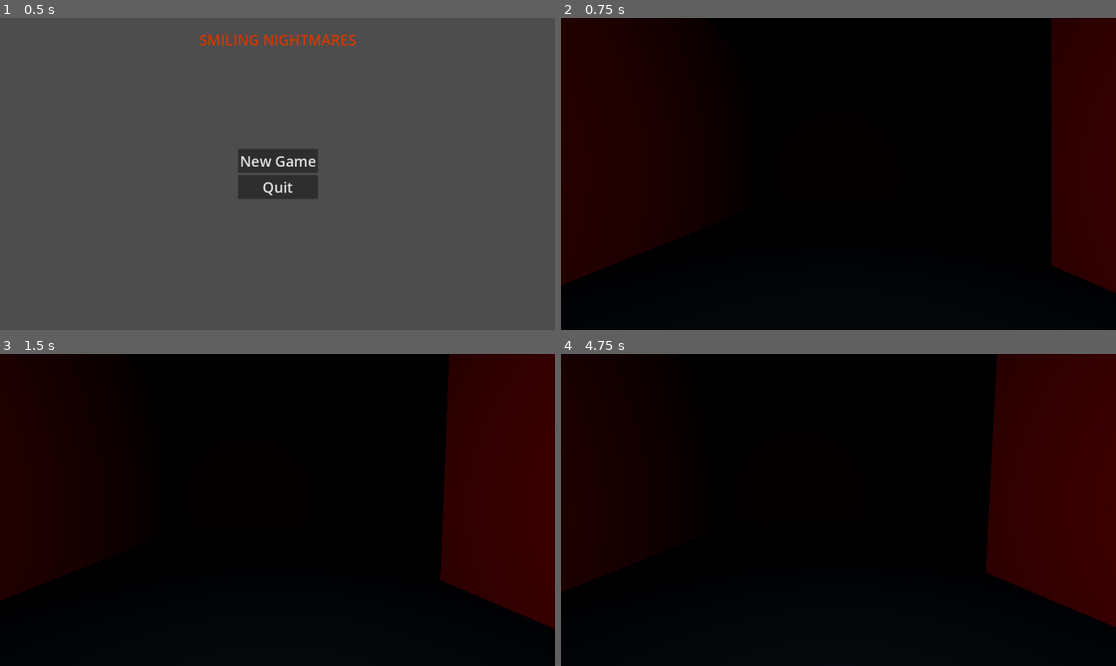
Above: before the commit, frames 1-4 (two rows, left to right).
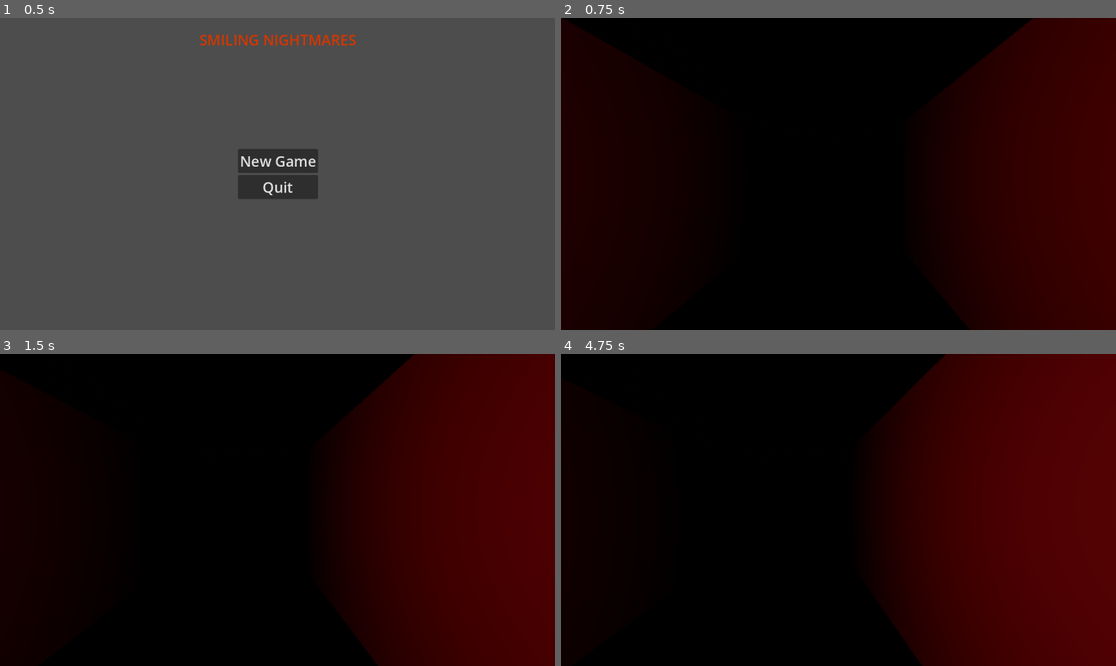
Above: after the commit, the same moments.

Repository: ron777n/Smiling-nightmares
Game: Godot game, scene res://Scenes/main_menu.tscn
The game is run twice, just before and just after one commit, with the same random seed, the same clock (stepped at 60 frames per second) and the same inputs.
Inputs (mouse positions are in pixels of both pictures, inside the frame that each line leads up to):
- Up to frame 1 (0.5 s): no input
- Up to frame 2 (0.75 s): click "New Game" at 0.5 s
- Up to frame 3 (1.5 s): tap Enter at 1.25 s; move the mouse to (305, 510) at 1.27 s; tap D (D) at 1.35 s
- Up to frame 4 (4.75 s): tap Space (Jump) at 1.52, 2.27, 2.75, 3.77, 4.52 s; tap S (S) at 1.55, 2.1, 3.05, 4.35 s; move the mouse to (810, 510) at 2.02 s; tap D (D) at 2.3, 3.6 s; move the mouse to (849, 503) at 2.77 s; tap A (A) at 2.85 s; move the mouse to (832, 516) at 3.52 s; move the mouse to (877, 513) at 4.27 s

Frame 1 is identical in both runs. In frame 2, 21% of the frame differs, in the area x 0-100%, y 0-100%; in frame 3, 21%; in frame 4, 39%.

Commit message:
Update4764747

Diff:
--- a/Scenes/Maps/Map_1.tscn
+++ b/Scenes/Maps/Map_1.tscn
@@ -472,4 +472,4 @@
 autoplay = "Dark"
 
 [node name="Player" parent="." instance=ExtResource("1_iufso")]
-transform = Transform3D(1, 0, 0, 0, 1, 0, 0, 0, 1, -22, 1, -15.5)
+transform = Transform3D(1, 0, 0, 0, 1, 0, 0, 0, 1, -21.5, 2.945774, -9.5)
--- a/Scripts/player.gd
+++ b/Scripts/player.gd
@@ -4,8 +4,6 @@
 const SPEED = 5.0
 const JUMP_VELOCITY = 4.5
 var sensitivity = 0.002
-@onready var directional: Node3D = $Directional
-@onready var spot_light_3d: SpotLight3D = $Directional/SpotLight3D
 @onready var camera_3d: Camera3D = $Camera3D
 
 func _ready() -> void:
--- a/project.godot
+++ b/project.godot
@@ -43,11 +43,6 @@
 "events": [Object(InputEventKey,"resource_local_to_scene":false,"resource_name":"","device":-1,"window_id":0,"alt_press …(191 unchanged characters)…
 ]
 }
-flashlight={
-"deadzone": 0.2,
-"events": [Object(InputEventKey,"resource_local_to_scene":false,"resource_name":"","device":-1,"window_id":0,"alt_pressed":false,"shift_pressed":false,"ctrl_pressed":false,"meta_pressed":false,"pressed":false,"keycode":0,"physical_keycode":70,"key_label":0,"unicode":102,"location":0,"echo":false,"script":null)
-]
-}
 Quit={
 "deadzone": 0.2,
 "events": [Object(InputEventKey,"resource_local_to_scene":false,"resource_name":"","device":-1,"window_id":0,"alt_press …(195 unchanged characters)…
